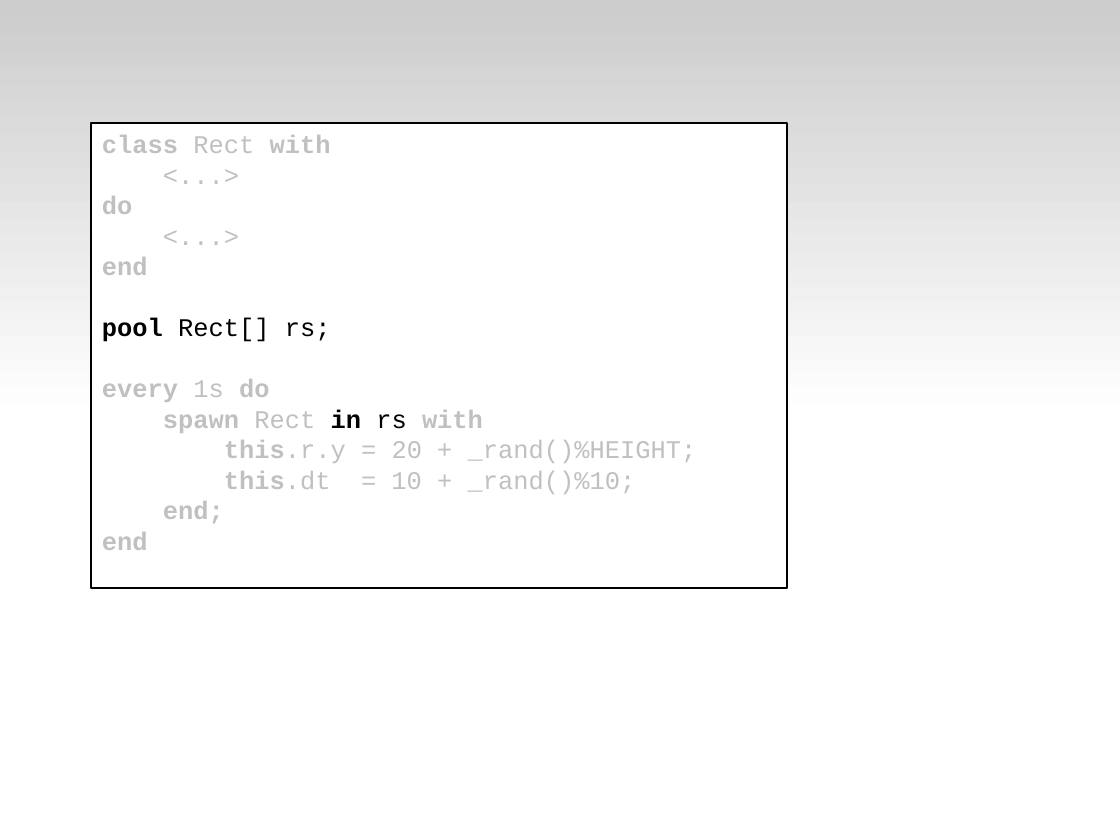
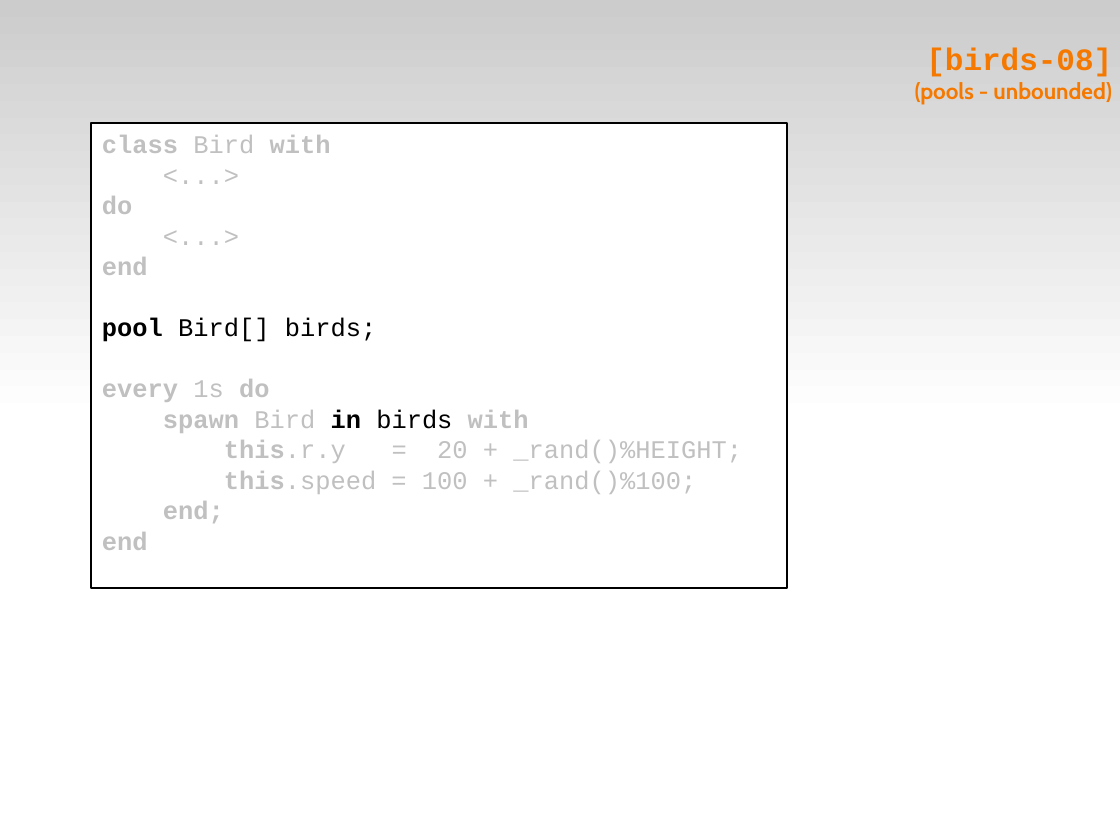
Before and after one commit to fsantanna-no/ceu-docs, a slide deck: slide 19 of ceu_stl.odp (slide 16 before the commit). Drawn at 1120x840 pixels with LibreOffice and Linux fonts; fonts in the diff are those of the drawing. Boxes give left, top, right and bottom in pixels: in the first picture for what was removed or moved away, otherwise in the second. Text is boxed around its words. In the diff, an @@ line names an element or a change of style, - is before the commit and + after.

```diff
--- a/ceu_stl.odp
+++ b/ceu_stl.odp
@@ title added at (915,48,1112,104), 16 pt, text #F57900, bold @@
+[birds-08]
+(pools - unbounded)
@@ text in rectangle at (102,135,331,153): text changed @@
-class Rect with
+class Bird with
@@ text in rectangle at (102,318,376,342): text changed @@
-pool Rect[] rs;
+pool Bird[] birds;
@@ text in rectangle at (163,409,529,433): text changed @@
-spawn Rect in rs with
+spawn Bird in birds with
@@ text in rectangle at (224,471,696,494): text changed @@
-this.dt = 10 + _rand()%10;
+this.speed = 100 + _rand()%100;
```
Also in this commit, not shown: 14 other slides changed, 7 slides added, 2 other files.
